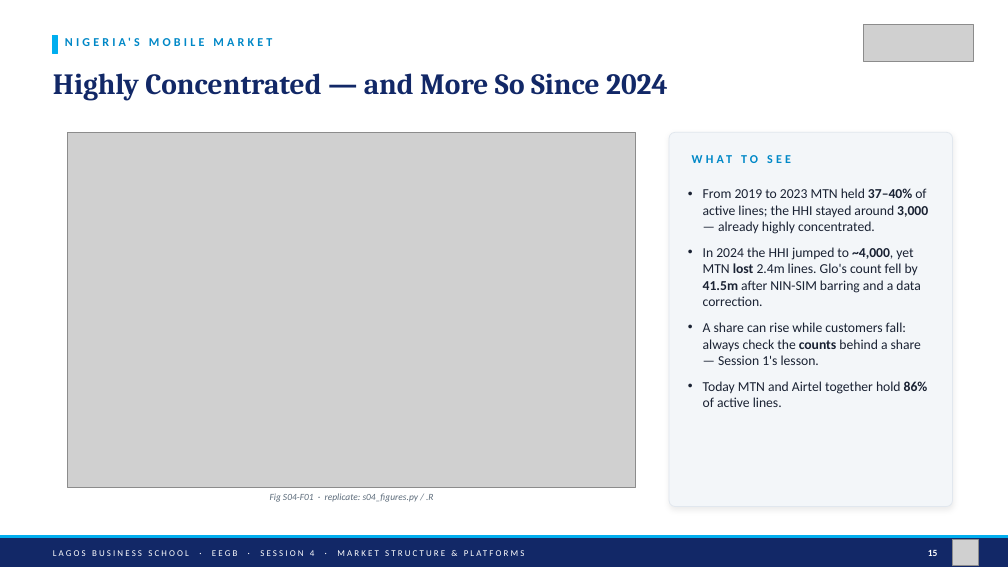
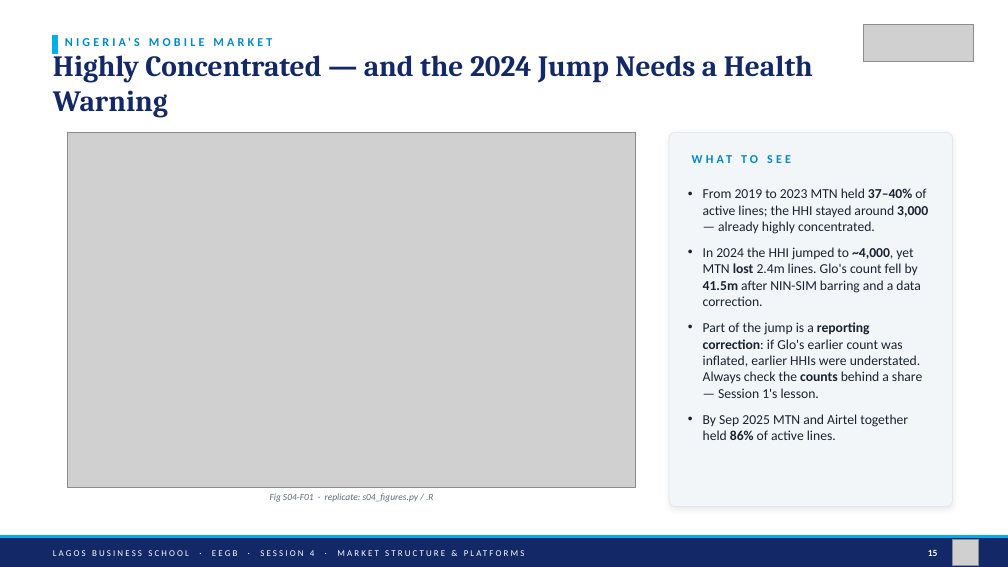
Before and after one commit to adibongo/eegb, a slide deck: slide 15 of sessions/s04/slides/EEGB_S04_Market_Structure_Platforms_Competition_Policy.pptx. Drawn at 1008x567 pixels with LibreOffice and Linux fonts; fonts in the diff are those of the drawing; grey boxes stand for pictures. Boxes give left, top, right and bottom in pixels: in the first picture for what was removed or moved away, otherwise in the second. Text is boxed around its words. In the diff, an @@ line names an element or a change of style, - is before the commit and + after.

```diff
--- a/sessions/s04/slides/EEGB_S04_Market_Structure_Platforms_Competition_Policy.pptx
+++ b/sessions/s04/slides/EEGB_S04_Market_Structure_Platforms_Competition_Policy.pptx
@@ text at [53, 49, 813, 118]: text changed @@
-Highly Concentrated — and More So Since 2024
+Highly Concentrated — and the 2024 Jump Needs a Health Warning
@@ text at [703, 322, 922, 440]: text changed @@
-• A share can rise while customers fall: always check the counts behind a share — Session 1's lesson.
-• Today MTN and Airtel together hold 86% of active lines.
+• Part of the jump is a reporting correction: if Glo's earlier count was inflated, earlier HHIs were understated. Always check the counts behind a share — Session 1's lesson.
+• By Sep 2025 MTN and Airtel together held 86% of active lines.
```
Also in this commit, not shown: 17 other slides changed, 15 other files.
